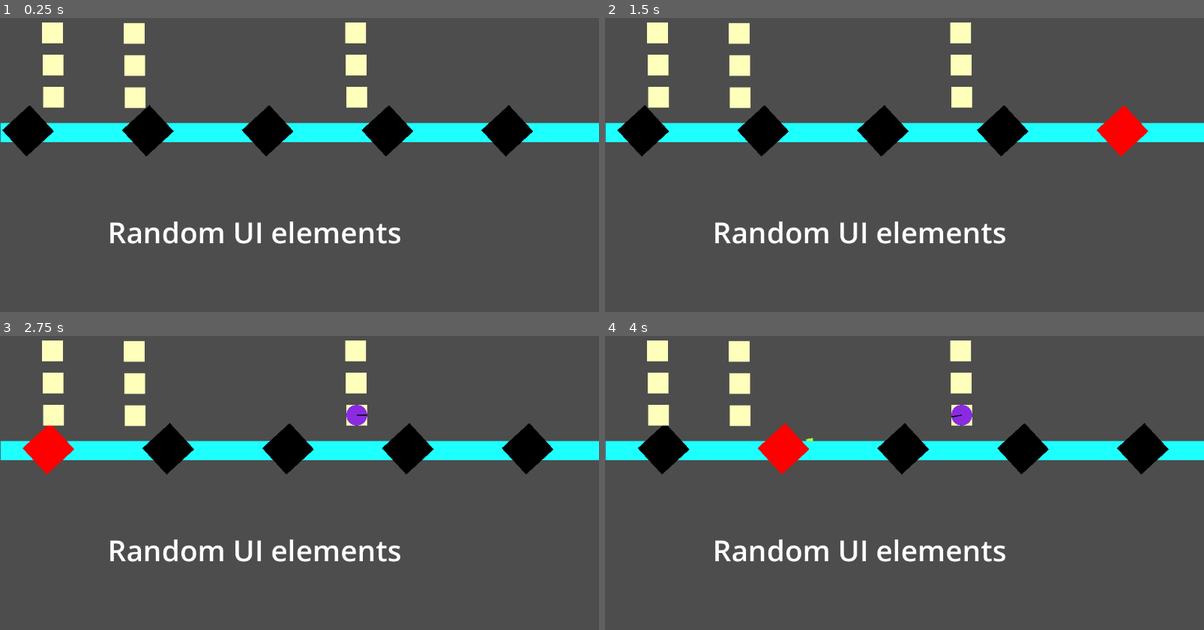
Above: before the commit, frames 1-4 (two rows, left to right).
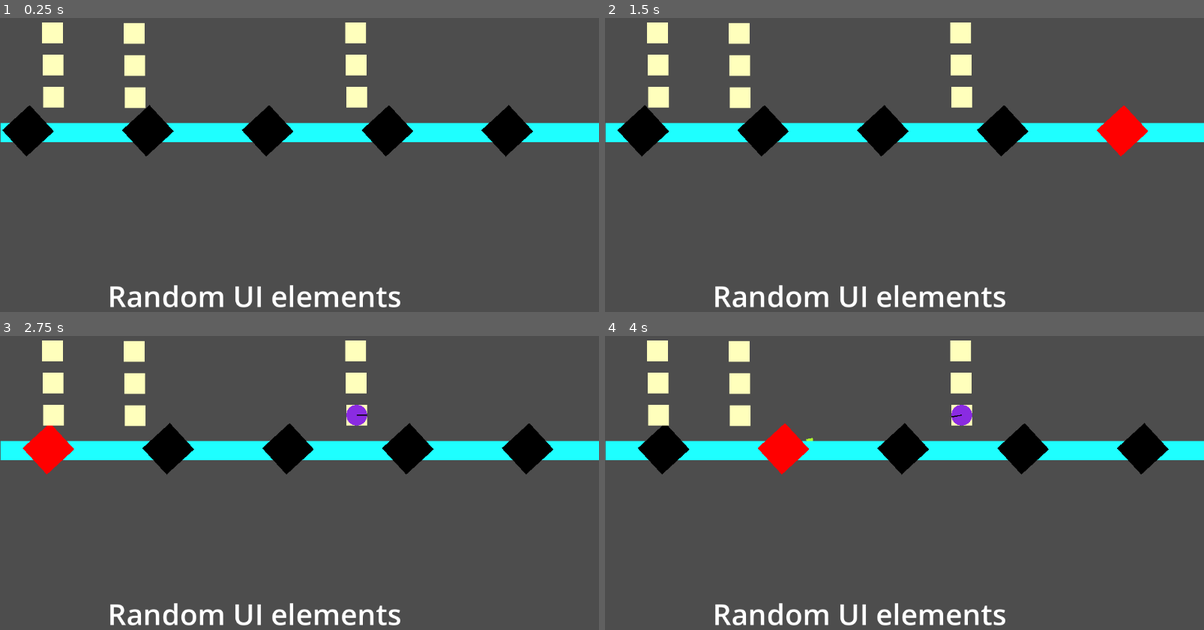
Above: after the commit, the same moments.

Repository: levyy7/Phantom-Frequencies
Game: Godot game, scene res://main_scene.tscn
Two runs of this game, one before a commit and one after it. Both use one fixed random seed, a clock stepped at 60 frames per second and the inputs below. This scene is started directly instead of the project's main scene.
Inputs (mouse positions are in pixels of both pictures, inside the frame that each line leads up to):
- Up to frame 1 (0.25 s): no input
- Up to frame 2 (1.5 s): move the mouse to (1036, 153) at 0.52 s; click (1036, 153) at 0.67 s; move the mouse to (784, 185) at 1.27 s; click (784, 185) at 1.42 s
- Up to frame 3 (2.75 s): move the mouse to (359, 415) at 2.02 s; click (359, 415) at 2.17 s
- Up to frame 4 (4 s): move the mouse to (874, 556) at 2.77 s; click (874, 556) at 2.92 s; move the mouse to (1084, 538) at 3.52 s; click (1084, 538) at 3.67 s

The runs differ from the first frame. In frame 1, 2.8% of the frame differs, in the area x 18-67%, y 69-99%; in frame 2, 2.8%; in frame 3, 2.8%; in frame 4, 2.8%.

Commit message:
update main_scene.tscn

Diff:
--- a/main_scene.tscn
+++ b/main_scene.tscn
@@ -25,7 +25,7 @@
 
 [node name="UI frame" type="ReferenceRect" parent="."]
 offset_left = 2.0
-offset_top = 313.0
+offset_top = 436.0
 offset_right = 1153.0
 offset_bottom = 648.0
 border_width = 4.0
